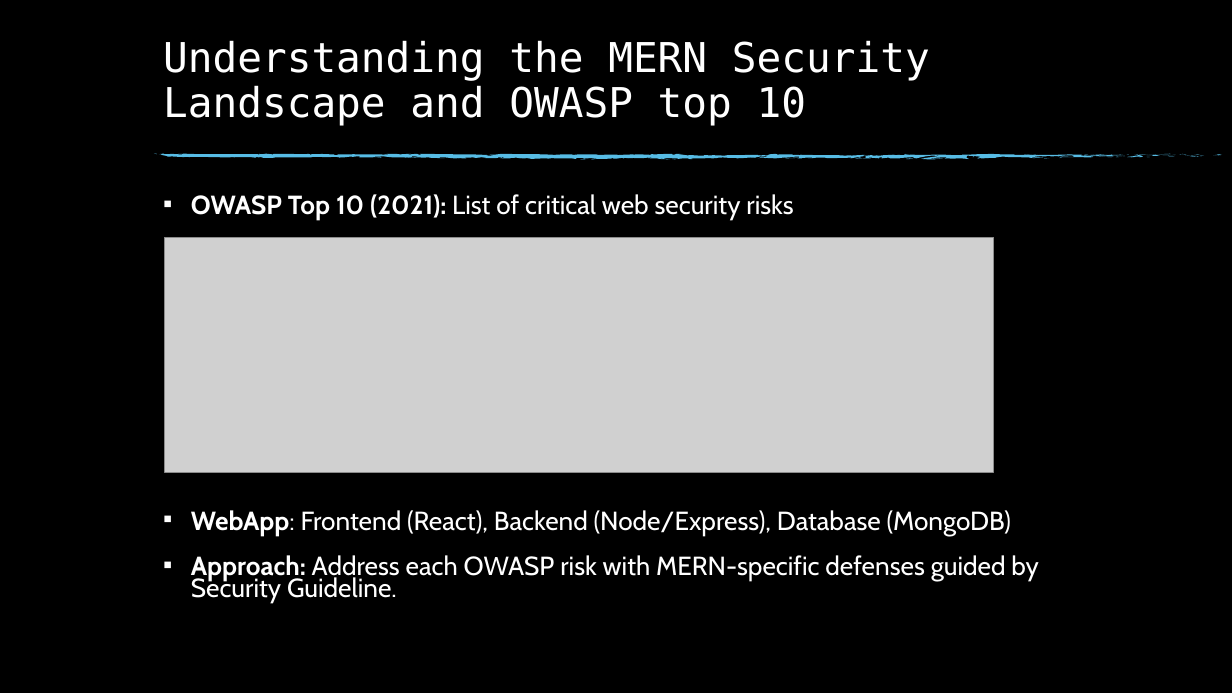
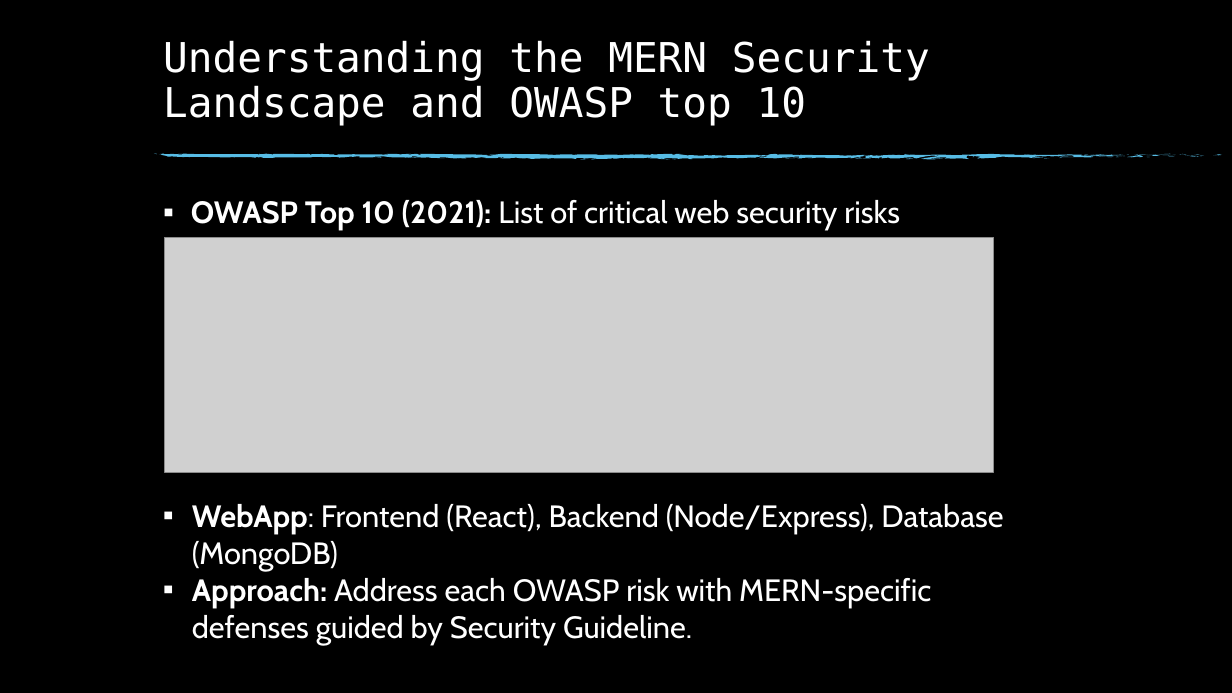
Before and after one commit to DOodle25/Security-Guideline, a slide deck: slide 2 of Securing a WebApp.pptx. Drawn at 1232x693 pixels with LibreOffice and Linux fonts; fonts in the diff are those of the drawing; grey boxes stand for pictures; background and template pictures are left out. Boxes give left, top, right and bottom in pixels: in the first picture for what was removed or moved away, otherwise in the second. Text is boxed around its words. In the diff, an @@ line names an element or a change of style, - is before the commit and + after.

```diff
--- a/Securing a WebApp.pptx
+++ b/Securing a WebApp.pptx
@@ text "OWASP Top 10 (2021): List ..." at [191,200,900,230]: size 20.4 to 24 pt; line spacing 0.7 to 0.9 @@
@@ text added at [192,504,1003,644], 24 pt, text #FFFFFF @@
+▪ WebApp: Frontend (React), Backend (Node/Express), Database (MongoDB)
+▪ Approach: Address each OWASP risk with MERN-specific defenses guided by Security Guideline.
@@ text at [191,510,1038,603]: paragraphs removed @@
-▪ WebApp: Frontend (React), Backend (Node/Express), Database (MongoDB)
-▪ Approach: Address each OWASP risk with MERN-specific defenses guided by Security Guideline.
```
Also in this commit, not shown: 4 other slides changed, 5 slides added, 8 slides removed.
